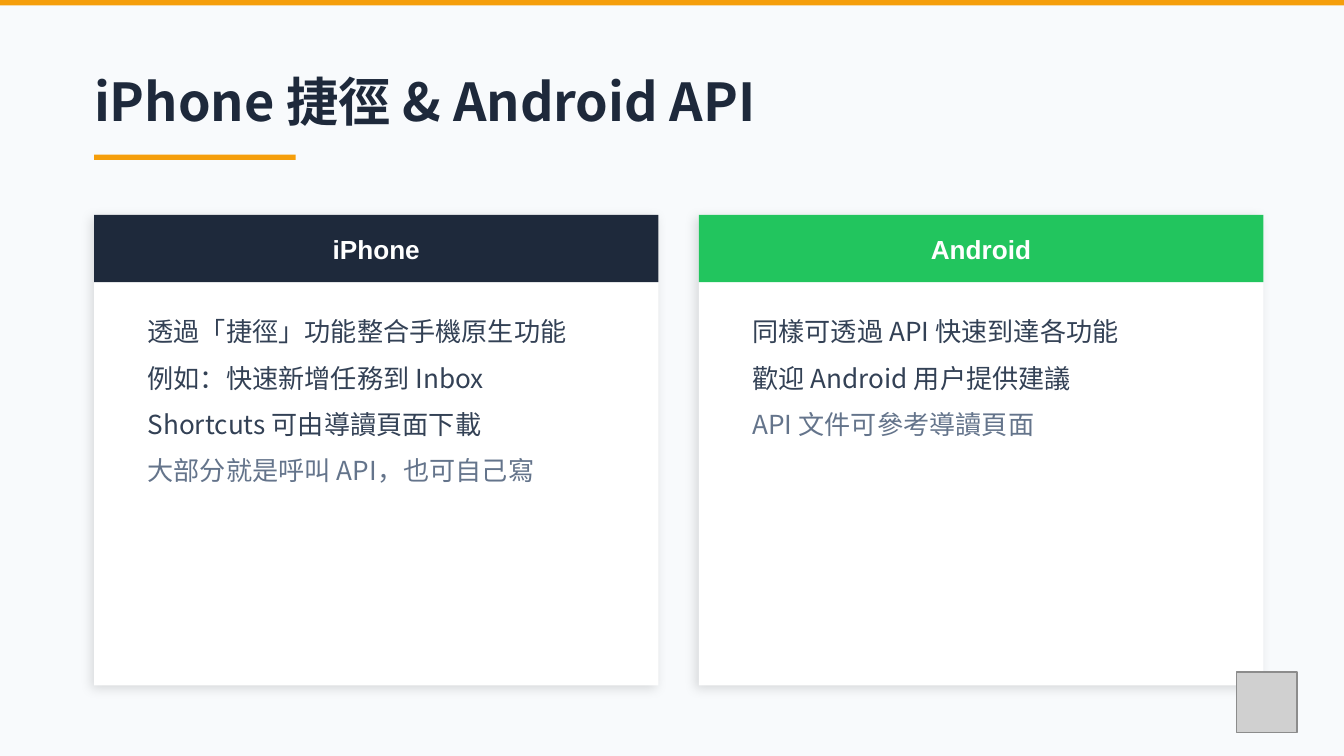
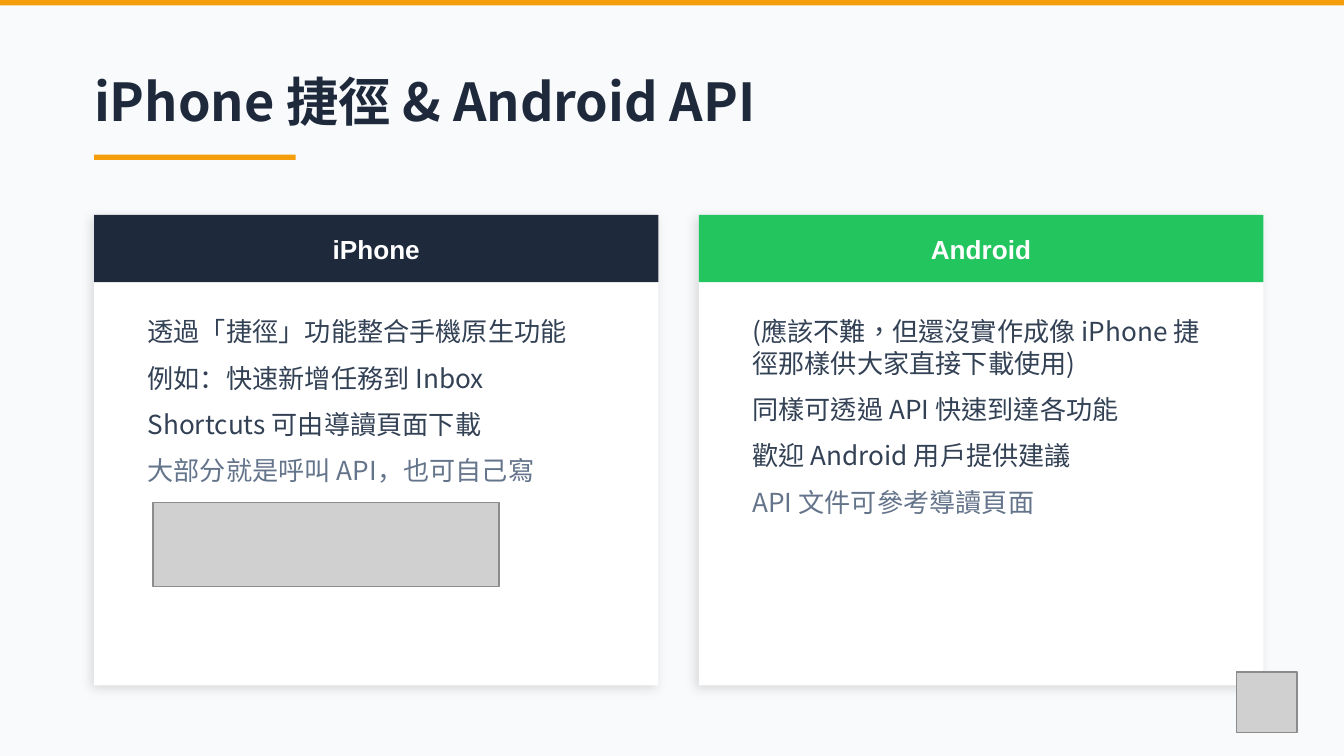
Before and after one commit to ychsue/NonBlockingLife, a slide deck: slide 21 of Discussion/Promotion/6mins/pictures.pptx (slide 18 before the commit). Drawn at 1344x756 pixels with LibreOffice and Linux fonts; fonts in the diff are those of the drawing; grey boxes stand for pictures. Boxes give left, top, right and bottom in pixels: in the first picture for what was removed or moved away, otherwise in the second. Text is boxed around its words. In the diff, an @@ line names an element or a change of style, - is before the commit and + after.

```diff
--- a/Discussion/Promotion/6mins/pictures.pptx
+++ b/Discussion/Promotion/6mins/pictures.pptx
@@ text at (x1=752, y1=318, x2=1200, y2=378): paragraph added @@
+(應該不難，但還沒實作成像 iPhone 捷徑那樣供大家直接下載使用)
@@ picture added at (x1=153, y1=503, x2=500, y2=586) @@
```
Also in this commit, not shown: 7 other slides changed, 6 slides added, 3 slides removed, 22 other files.
